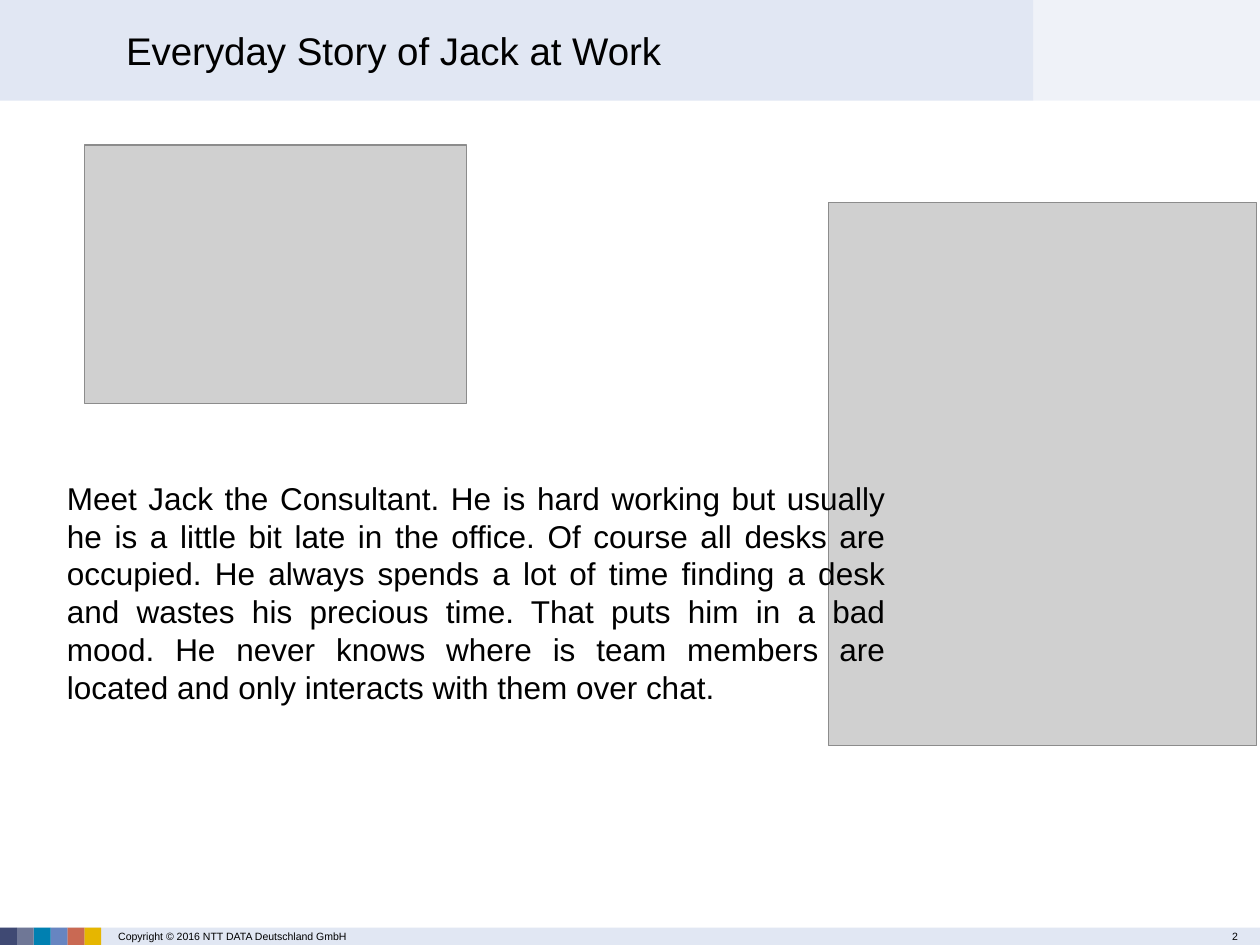
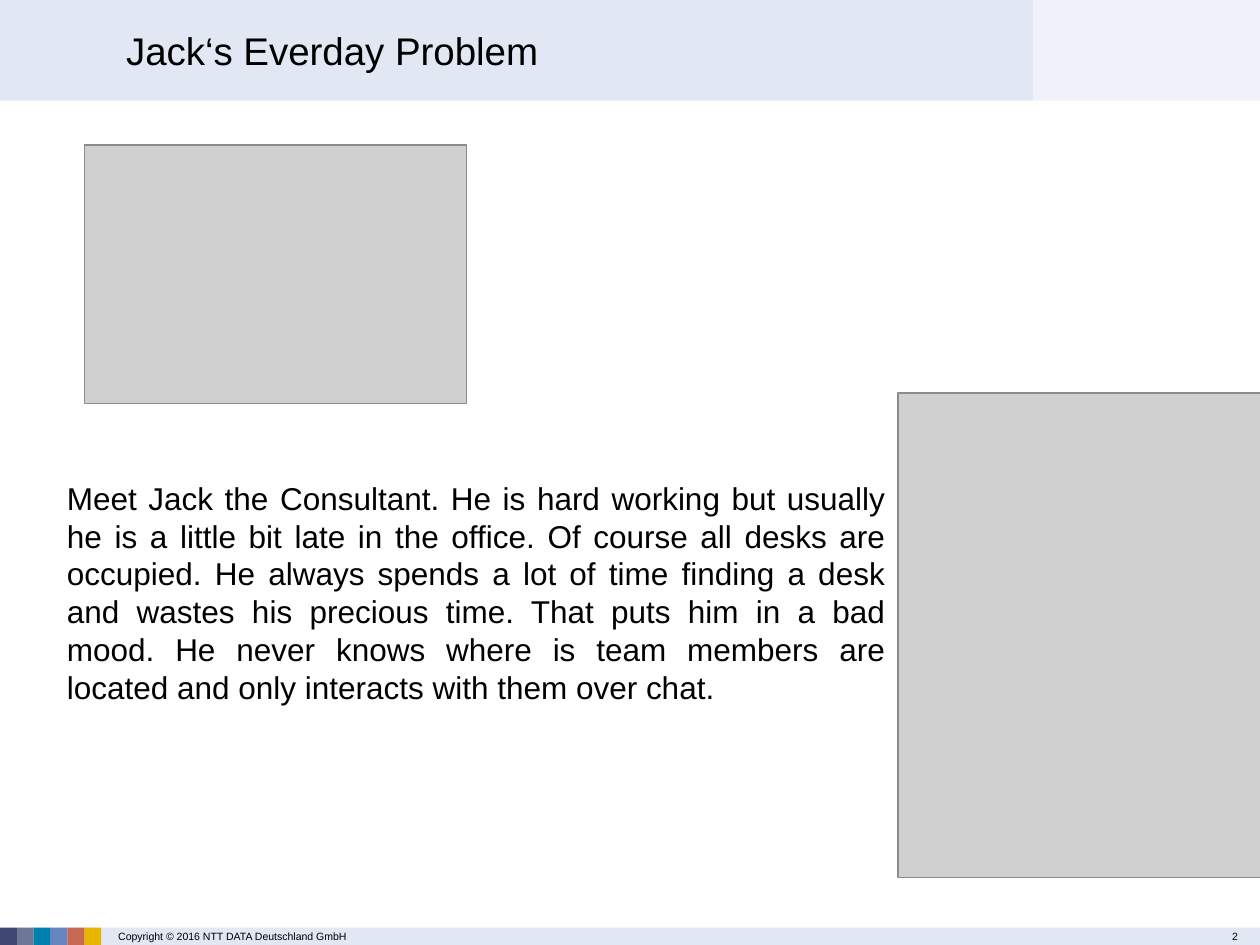
Before and after one commit to ranjitha-kuntimaddi/Smart-Office-, a slide deck: slide 2 of docs/Smart Office – Find My Colleges.pptx. Drawn at 1260x945 pixels with LibreOffice and Linux fonts; fonts in the diff are those of the drawing; grey boxes stand for pictures; background and template pictures are left out. Boxes give left, top, right and bottom in pixels: in the first picture for what was removed or moved away, otherwise in the second. Text is boxed around its words. In the diff, an @@ line names an element or a change of style, - is before the commit and + after.

```diff
--- a/docs/Smart Office – Find My Colleges.pptx
+++ b/docs/Smart Office – Find My Colleges.pptx
@@ text at (x1=126, y1=37, x2=538, y2=73): text changed @@
-Everyday Story of Jack at Work
+Jack‘s Everday Problem
@@ picture removed at (x1=828, y1=203, x2=1256, y2=746) @@
@@ picture added at (x1=898, y1=393, x2=1260, y2=877) @@
```
Also in this commit, not shown: 3 other slides changed.
